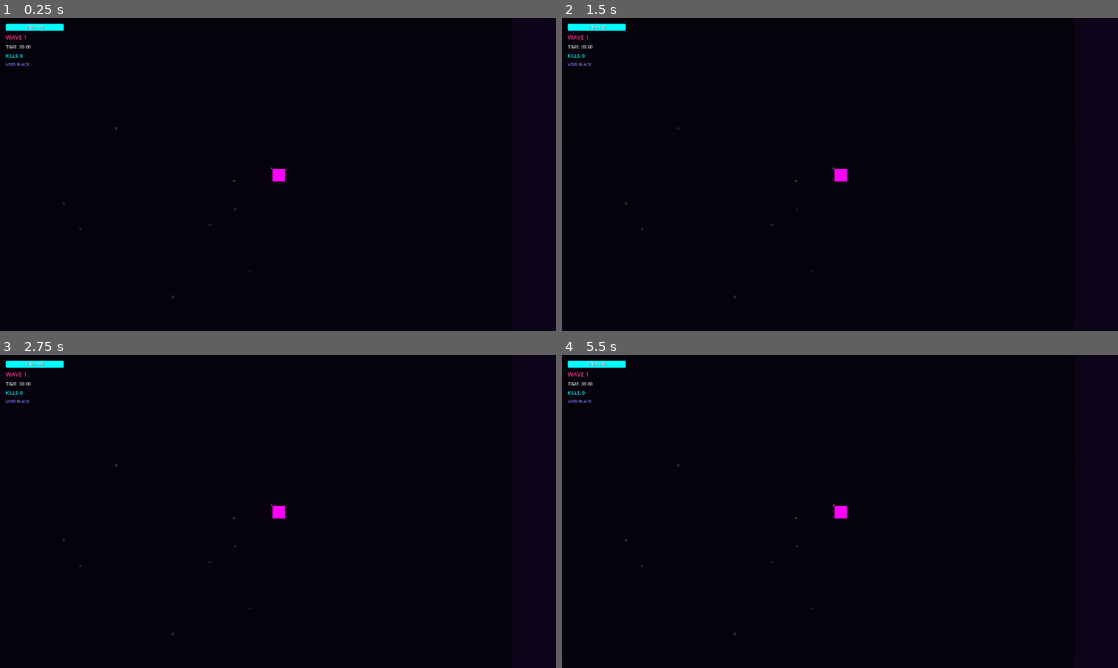
Above: before the commit, frames 1-4 (two rows, left to right).
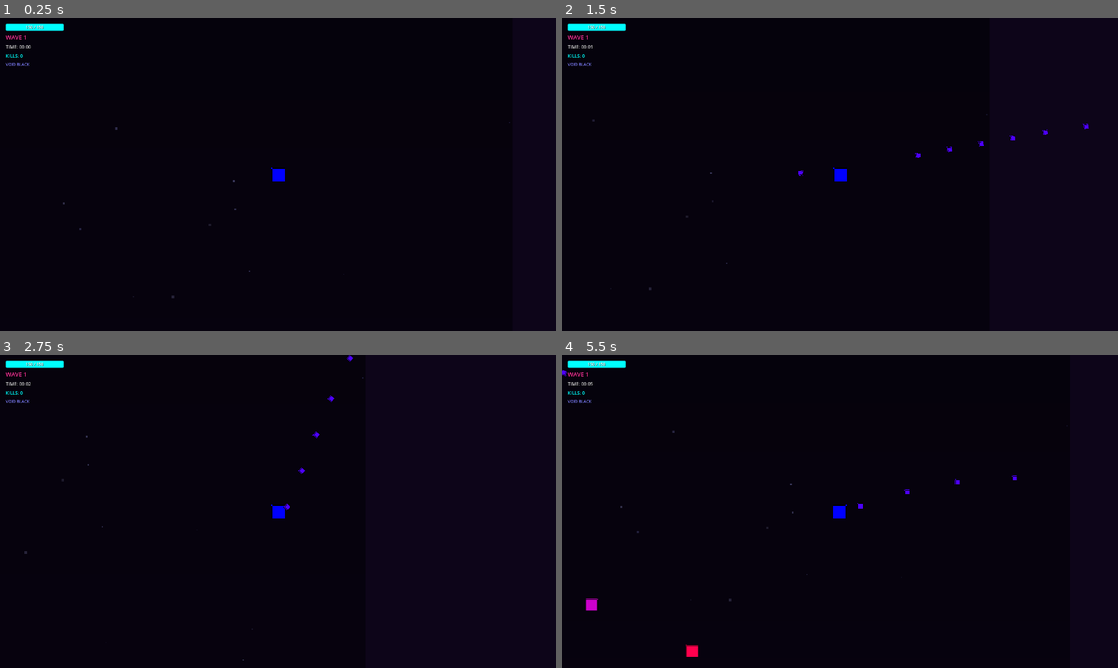
Above: after the commit, the same moments.

Repository: ShowMaster32/void-surge
Game: Godot game, scene res://scenes/main.tscn
Same seed, same stepped clock (60 frames per second), same inputs: the game is played once before the commit and once after it.
Inputs (mouse positions are in pixels of both pictures, inside the frame that each line leads up to):
- Up to frame 1 (0.25 s): no input
- Up to frame 2 (1.5 s): tap Enter at 0.5 s; move the mouse to (962, 158) at 0.52 s; press the mouse at (962, 158) at 0.53 s; hold D (move_right) 0.53-1.28 s; move the mouse to (728, 190) at 1.27 s; release the mouse at (728, 190) at 1.28 s; hold S (move_down) from 1.28 s (still down); click (728, 190) at 1.35 s
- Up to frame 3 (2.75 s): tap Space at 2 s; move the mouse to (333, 442) at 2.02 s; release S (move_down) at 2.03 s; press the mouse at (333, 442) at 2.03 s; hold D (move_right) from 2.03 s (still down)
- Up to frame 4 (5.5 s): tap Enter at 2.75 s; move the mouse to (812, 574) at 2.77 s; release D (move_right) at 2.78 s; release the mouse at (812, 574) at 2.78 s; hold W (move_up) 2.78-3.53 s; click (812, 574) at 2.85 s; move the mouse to (1006, 558) at 3.52 s; press the mouse at (1006, 558) at 3.53 s; hold A (move_left) 3.53-5.03 s; move the mouse to (673, 464) at 4.27 s; release the mouse at (673, 464) at 4.28 s; click (673, 464) at 4.35 s; move the mouse to (867, 511) at 5.02 s; press the mouse at (867, 511) at 5.03 s; hold S (move_down) from 5.03 s (still down)

The runs differ from the first frame. In frame 1, 0.1% of the frame differs, in the area x 5-52%, y 2-53%; in frame 2, 0.2%; in frame 3, 0.2%; in frame 4, 0.4%, in the area x 0-91%, y 2-97%.
Error before the commit: Parse Error: Cannot find member "get_viewport" in base "Vector2". (res://autoload/input_manager.gd:71)

Commit message:
Release 1.0.0

Diff:
--- a/autoload/equipment_manager.gd
+++ b/autoload/equipment_manager.gd
@@ -7,26 +7,17 @@
 signal synergy_activated(synergy_name: String)
 signal synergy_deactivated(synergy_name: String)
 
-# Inventario: equipment_id -> count
 var inventory: Dictionary = {}
-
-# Cache delle stats calcolate
 var cached_stats: Dictionary = {}
-
-# Sinergie attive
 var active_synergies: Array[String] = []
-
-# Tutti gli equipaggiamenti disponibili
 var all_equipment: Array[EquipmentData] = []
 
-# Drop rates per rarità
 const DROP_RATES := {
 	EquipmentData.Rarity.COMMON: 0.90,
 	EquipmentData.Rarity.RARE: 0.09,
 	EquipmentData.Rarity.EPIC: 0.01,
 }
 
-# Definizione sinergie
 const SYNERGIES := {
 	"fire_build": {
 		"name": "Inferno",
@@ -65,7 +56,6 @@
 
 
 func _load_all_equipment() -> void:
-	## Carica tutti gli equipaggiamenti disponibili
 	var equipment_paths := [
 		"res://resources/equipment/fire_surge.tres",
 		"res://resources/equipment/inferno_core.tres",
@@ -86,14 +76,12 @@
 
 
 func reset() -> void:
-	## Reset inventario per nuova run
 	inventory.clear()
 	active_synergies.clear()
 	_recalculate_stats()
 
 
 func collect_equipment(equipment: EquipmentData) -> void:
-	## Aggiunge equipaggiamento all'inventario
 	if equipment.equipment_id in inventory:
 		inventory[equipment.equipment_id] += 1
 	else:
@@ -116,19 +104,15 @@
 
 
 func roll_random_equipment(drop_multiplier: float = 1.0) -> EquipmentData:
-	## Genera equipaggiamento casuale basato su drop rates
 	var roll := randf()
-	var target_rarity: EquipmentData.Rarity
-
-	# Modifica drop rates con multiplier (da zona)
 	var adjusted_rates := DROP_RATES.duplicate()
 	if drop_multiplier > 1.0:
-		# Aumenta chance rare/epic
 		var bonus := (drop_multiplier - 1.0) * 0.05
 		adjusted_rates[EquipmentData.Rarity.EPIC] += bonus
 		adjusted_rates[EquipmentData.Rarity.RARE] += bonus * 2
 		adjusted_rates[EquipmentData.Rarity.COMMON] -= bonus * 3
 
+	var target_rarity: EquipmentData.Rarity
 	if roll < adjusted_rates[EquipmentData.Rarity.EPIC]:
 		target_rarity = EquipmentData.Rarity.EPIC
 	elif roll < adjusted_rates[EquipmentData.Rarity.EPIC] + adjusted_rates[EquipmentData.Rarity.RARE]:
@@ -136,11 +120,9 @@
 	else:
 		target_rarity = EquipmentData.Rarity.COMMON
 
-	# Filtra per rarità e scegli casualmente
 	var filtered := all_equipment.filter(func(e): return e.rarity == target_rarity)
 	if filtered.is_empty():
 		filtered = all_equipment.filter(func(e): return e.rarity == EquipmentData.Rarity.COMMON)
-
 	if filtered.is_empty():
 		return null
 
@@ -148,47 +130,42 @@
 
 
 func _recalculate_stats() -> void:
-	## Ricalcola tutte le stats basate sull'inventario
 	cached_stats = {
 		"damage_bonus": 0.0,
 		"fire_rate_bonus": 0.0,
 		"projectile_speed_bonus": 0.0,
 		"projectile_size_bonus": 0.0,
-		"pierce_bonus": 0,
+		"pierce_count": 0,        # FIX: rinominato da pierce_bonus a pierce_count
 		"health_bonus": 0.0,
 		"health_regen": 0.0,
-		"move_speed_bonus": 0.0,
-		"crit_chance_bonus": 0.0,
+		"speed_bonus": 0.0,       # FIX: rinominato da move_speed_bonus a speed_bonus
+		"crit_bonus": 0.0,        # FIX: rinominato da crit_chance_bonus a crit_bonus
 		"crit_damage_bonus": 0.0,
-		# Sinergia bonuses
 		"burn_damage": 0.0,
 		"pierce_damage_mult": 0.0,
 		"chain_lightning": false,
 	}
 
-	# Somma stats da tutti gli equipaggiamenti
 	for equipment in all_equipment:
 		var count: int = inventory.get(equipment.equipment_id, 0)
 		if count > 0:
-			cached_stats["damage_bonus"] += equipment.damage_bonus * count
-			cached_stats["fire_rate_bonus"] += equipment.fire_rate_bonus * count
+			cached_stats["damage_bonus"]           += equipment.damage_bonus * count
+			cached_stats["fire_rate_bonus"]        += equipment.fire_rate_bonus * count
 			cached_stats["projectile_speed_bonus"] += equipment.projectile_speed_bonus * count
-			cached_stats["projectile_size_bonus"] += equipment.projectile_size_bonus * count
-			cached_stats["pierce_bonus"] += equipment.pierce_bonus * count
-			cached_stats["health_bonus"] += equipment.health_bonus * count
-			cached_stats["health_regen"] += equipment.health_regen * count
-			cached_stats["move_speed_bonus"] += equipment.move_speed_bonus * count
-			cached_stats["crit_chance_bonus"] += equipment.crit_chance_bonus * count
-			cached_stats["crit_damage_bonus"] += equipment.crit_damage_bonus * count
+			cached_stats["projectile_size_bonus"]  += equipment.projectile_size_bonus * count
+			cached_stats["pierce_count"]           += equipment.pierce_bonus * count
+			cached_stats["health_bonus"]           += equipment.health_bonus * count
+			cached_stats["health_regen"]           += equipment.health_regen * count
+			cached_stats["speed_bonus"]            += equipment.move_speed_bonus * count
+			cached_stats["crit_bonus"]             += equipment.crit_chance_bonus * count
+			cached_stats["crit_damage_bonus"]      += equipment.crit_damage_bonus * count
 
 	equipment_stats_changed.emit(cached_stats)
 
 
 func _check_synergies() -> void:
-	## Controlla e attiva/disattiva sinergie
 	var element_counts := {}
 
-	# Conta equipaggiamenti per elemento
 	for equipment in all_equipment:
 		var count: int = inventory.get(equipment.equipment_id, 0)
 		if count > 0 and equipment.element != EquipmentData.ElementType.NONE:
@@ -197,7 +174,6 @@
 			else:
 				element_counts[equipment.element] = count
 
-	# Controlla ogni sinergia
 	for synergy_id in SYNERGIES:
 		var synergy: Dictionary = SYNERGIES[synergy_id]
 		var element: EquipmentData.ElementType = synergy["element"]
@@ -218,7 +194,6 @@
 
 
 func _apply_synergy_bonus(synergy_id: String, activate: bool) -> void:
-	## Applica o rimuove bonus sinergia
 	var synergy: Dictionary = SYNERGIES[synergy_id]
 	var bonus: Dictionary = synergy["bonus"]
 	var mult := 1.0 if activate else -1.0
@@ -257,8 +232,10 @@
 
 
 func get_inventory_display() -> Array[Dictionary]:
-	## Restituisce array per UI con info complete
-	var display := []
+	# FIX: var display: Array[Dictionary] invece di var display := []
+	# Il tipo esplicito è necessario perché GDScript 4 non accetta
+	# "return [] as Array[Dictionary]" — va dichiarato subito
+	var display: Array[Dictionary] = []
 	for equipment in all_equipment:
 		var count: int = inventory.get(equipment.equipment_id, 0)
 		if count > 0:
@@ -266,4 +243,4 @@
 				"equipment": equipment,
 				"count": count
 			})
-	return display as Array[Dictionary]
+	return display
--- a/autoload/input_manager.gd
+++ b/autoload/input_manager.gd
@@ -1,34 +1,29 @@
 extends Node
 ## InputManager - Gestisce input per multiplayer locale
 ## Supporta keyboard+mouse (P1) e controller (P1-P4)
+## FIX: get_aim_vector chiamava .get_viewport() su Vector2 (bug parser)
 
 signal controller_connected(device_id: int)
 signal controller_disconnected(device_id: int)
 
-# Mapping dispositivi ai giocatori
 var device_to_player: Dictionary = {}
 var player_to_device: Dictionary = {}
 
-# Costanti per input
 const KEYBOARD_MOUSE_DEVICE := -1
 
 
 func _ready() -> void:
 	Input.joy_connection_changed.connect(_on_joy_connection_changed)
-	# Keyboard/Mouse sempre assegnato a P1 di default
 	assign_device_to_player(KEYBOARD_MOUSE_DEVICE, 0)
-	# Assegna controller già connessi
 	for device_id in Input.get_connected_joypads():
 		_on_joy_connection_changed(device_id, true)
 
 
 func _on_joy_connection_changed(device_id: int, connected: bool) -> void:
 	if connected:
-		# Trova il primo slot giocatore libero
 		for player_id in range(4):
 			if player_id not in player_to_device.values() or player_id == 0:
 				if player_id == 0 and KEYBOARD_MOUSE_DEVICE in device_to_player:
-					# P1 ha già keyboard, assegna controller a P2+
 					continue
 				assign_device_to_player(device_id, player_id)
 				break
@@ -50,39 +45,49 @@
 	var device_id: int = player_to_device.get(player_id, KEYBOARD_MOUSE_DEVICE)
 
 	if device_id == KEYBOARD_MOUSE_DEVICE:
-		# Keyboard input
 		return Input.get_vector("move_left", "move_right", "move_up", "move_down")
 	else:
-		# Controller input
 		var x := Input.get_joy_axis(device_id, JOY_AXIS_LEFT_X)
 		var y := Input.get_joy_axis(device_id, JOY_AXIS_LEFT_Y)
 		var vec := Vector2(x, y)
-		# Deadzone
 		if vec.length() < 0.2:
 			return Vector2.ZERO
 		return vec.normalized() * ((vec.length() - 0.2) / 0.8)
 
 
+## FIX: il codice originale chiamava player_position.get_viewport() ma
+## player_position è Vector2 → Parser Error.
+## get_viewport() va chiamato su self (InputManager è un Node autoload).
+## In split screen (SubViewports) get_camera_2d() può essere null:
+## in quel caso convertiamo le coordinate via canvas_transform.
 func get_aim_vector(player_id: int, player_position: Vector2) -> Vector2:
 	var device_id: int = player_to_device.get(player_id, KEYBOARD_MOUSE_DEVICE)
 
 	if device_id == KEYBOARD_MOUSE_DEVICE:
-		# Mouse aim
-		var mouse_pos := player_position.get_viewport().get_mouse_position()
-		# Converti in coordinate world se necessario
-		var viewport := player_position.get_viewport()
-		if viewport:
-			var camera := viewport.get_camera_2d()
-			if camera:
-				mouse_pos = camera.get_global_mouse_position()
-		return (mouse_pos - player_position).normalized()
+		# FIX: usa get_viewport() su self (Node), non su player_position (Vector2)
+		var vp := get_viewport()
+		var mouse_world: Vector2
+
+		var active_cam := vp.get_camera_2d()
+		if active_cam:
+			# Single player: camera presente nel main viewport
+			mouse_world = active_cam.get_global_mouse_position()
+		else:
+			# Split screen: le camere sono nei SubViewport
+			# Convertiamo le coordinate schermo → world manualmente
+			var mouse_screen := vp.get_mouse_position()
+			mouse_world = vp.canvas_transform.affine_inverse() * mouse_screen
+
+		var dir := mouse_world - player_position
+		if dir.length_squared() < 0.01:
+			return Vector2.RIGHT
+		return dir.normalized()
 	else:
-		# Right stick aim
 		var x := Input.get_joy_axis(device_id, JOY_AXIS_RIGHT_X)
 		var y := Input.get_joy_axis(device_id, JOY_AXIS_RIGHT_Y)
 		var vec := Vector2(x, y)
 		if vec.length() < 0.3:
-			return Vector2.RIGHT  # Default aim direction
+			return Vector2.RIGHT
 		return vec.normalized()
 
 
@@ -92,7 +97,6 @@
 	if device_id == KEYBOARD_MOUSE_DEVICE:
 		return Input.is_action_pressed("shoot")
 	else:
-		# Right trigger o right bumper
 		return Input.is_joy_button_pressed(device_id, JOY_BUTTON_RIGHT_SHOULDER) \
 			or Input.get_joy_axis(device_id, JOY_AXIS_TRIGGER_RIGHT) > 0.5
 
--- a/project.godot
+++ b/project.godot
@@ -27,6 +27,7 @@
 InputManager="*res://autoload/input_manager.gd"
 VFX="*res://scripts/systems/vfx_manager.gd"
 EquipmentManager="*res://autoload/equipment_manager.gd"
+MetaManager="*res://autoload/meta_manager.gd"
 
 [display]
 
--- a/scripts/player/player.gd
+++ b/scripts/player/player.gd
@@ -66,7 +66,7 @@
 
 	# Colore personalizzato per co-op
 	if sprite:
-		var col := MetaManager.get_active_color() if player_id == 0 \
+		var col: Color = MetaManager.get_active_color() if player_id == 0 \
 			else PLAYER_COLORS[clampi(player_id, 0, 3)]
 		sprite.modulate = col
 
@@ -84,7 +84,7 @@
 
 	GameManager.register_player(self)
 	GameManager.coop_synergy_active.connect(_on_coop_synergy_changed)
-	EquipmentManager.stats_changed.connect(_recalculate_stats)
+	EquipmentManager.equipment_stats_changed.connect(_recalculate_stats)
 
 
 ## Disabilita la Camera2D interna se il SplitScreenManager gestisce le camere
@@ -101,7 +101,7 @@
 # ---------------------------------------------------------------------------
 func _recalculate_stats() -> void:
 	# 1. Base dal personaggio
-	var meta_stats := MetaManager.get_active_stats() if player_id == 0 \
+	var meta_stats: Dictionary = MetaManager.get_active_stats() if player_id == 0 \
 		else _get_default_meta_stats()
 
 	max_health   = meta_stats.get("max_health",    base_max_health)
@@ -118,7 +118,7 @@
 	_meta_entropy          = meta_stats.get("entropy_enabled",     false)
 
 	# 2. Bonus da Equipment (bonus cumulativi della run corrente)
-	var eq_stats := EquipmentManager.get_cached_stats()
+	var eq_stats: Dictionary = EquipmentManager.get_all_stats()
 	damage       += eq_stats.get("damage_bonus",    0.0)
 	move_speed   += eq_stats.get("speed_bonus",     0.0)
 	fire_rate    = maxf(fire_rate - eq_stats.get("fire_rate_bonus", 0.0), 0.05)
@@ -169,7 +169,7 @@
 
 
 func _handle_movement(delta: float) -> void:
-	var move_vec := InputManager.get_movement_vector(player_id)
+	var move_vec: Vector2 = InputManager.get_movement_vector(player_id)
 
 	if move_vec.length_squared() > 0.0:
 		velocity = velocity.move_toward(move_vec * move_speed, ACCELERATION * delta)
@@ -195,23 +195,44 @@
 	if not projectile_scene or not muzzle:
 		return
 
-	var aim_dir := InputManager.get_aim_vector(player_id, get_viewport())
-	if aim_dir == Vector2.ZERO:
+	var aim_dir: Vector2 = _get_aim_direction()
+	if aim_dir.length_squared() < 0.01:
 		aim_dir = Vector2.RIGHT
 
-	var projectile := projectile_scene.instantiate()
-	projectile.global_position = muzzle.global_position
-	projectile.rotation = aim_dir.angle()
-
-	# Calcola danno finale con: base + coop synergy + melee bonus + crit
+	var projectile: Projectile = projectile_scene.instantiate()
+	projectile.global_position   = muzzle.global_position
+	projectile.direction         = aim_dir   # ← il proiettile usa direction, non rotation
+	projectile.owner_player_id   = player_id
+
+	# Danno, pierce e scala dalla run corrente
 	var final_damage := _calculate_shot_damage()
-	var eq_stats := EquipmentManager.get_cached_stats()
-	var pierce   := eq_stats.get("pierce_count", 0) as int
-
-	if projectile.has_method("setup"):
-		projectile.setup(final_damage, pierce, _meta_proj_scale)
+	var eq_stats: Dictionary    = EquipmentManager.get_all_stats()
+	projectile.damage           = final_damage
+	projectile.pierce_count     = eq_stats.get("pierce_count", 0)
+	projectile.scale            = Vector2(_meta_proj_scale, _meta_proj_scale)
+
+	# Bonus sinergie equipment
+	projectile.crit_chance        = eq_stats.get("crit_bonus", 0.0)
+	projectile.burn_damage        = eq_stats.get("burn_damage", 0.0)
+	projectile.pierce_damage_mult = eq_stats.get("pierce_damage_mult", 0.0)
 
 	get_tree().current_scene.add_child(projectile)
+
+
+## Calcola la direzione di mira in base al dispositivo del player.
+## Per keyboard+mouse: usa get_global_mouse_position() direttamente sul Node2D
+## (metodo CanvasItem — sempre corretto nel world space, nessuna conversione).
+## Per controller: usa InputManager per lo stick destro.
+func _get_aim_direction() -> Vector2:
+	var device: int = InputManager.player_to_device.get(player_id, InputManager.KEYBOARD_MOUSE_DEVICE)
+	var dir: Vector2
+	if device == InputManager.KEYBOARD_MOUSE_DEVICE:
+		dir = get_global_mouse_position() - global_position
+	else:
+		dir = InputManager.get_aim_vector(player_id, global_position)
+	if dir.length_squared() < 0.01:
+		return Vector2.RIGHT
+	return dir.normalized()
 
 
 func _calculate_shot_damage() -> float:
@@ -338,7 +359,7 @@
 func _input(event: InputEvent) -> void:
 	if event.is_action_pressed("ui_cancel") or \
 	   (event is InputEventJoypadButton and
-	    event.button_index == JOY_BUTTON_START and
-	    event.pressed):
+		event.button_index == JOY_BUTTON_START and
+		event.pressed):
 		if player_id == 0 or GameManager.player_count > 1:
 			GameManager.toggle_pause()
